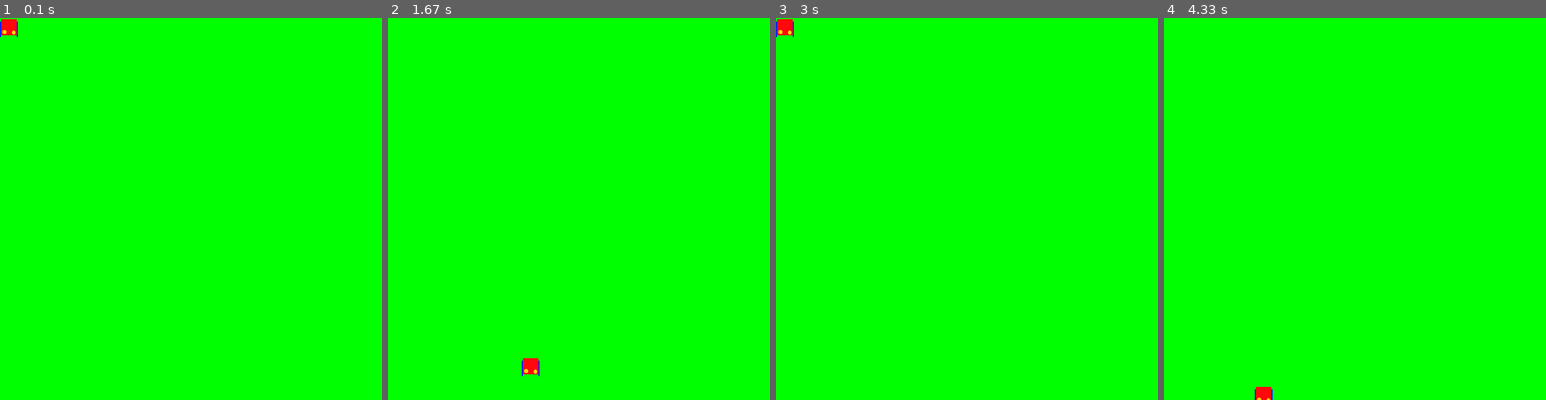
Above: before the commit, frames 1-4 (left to right).
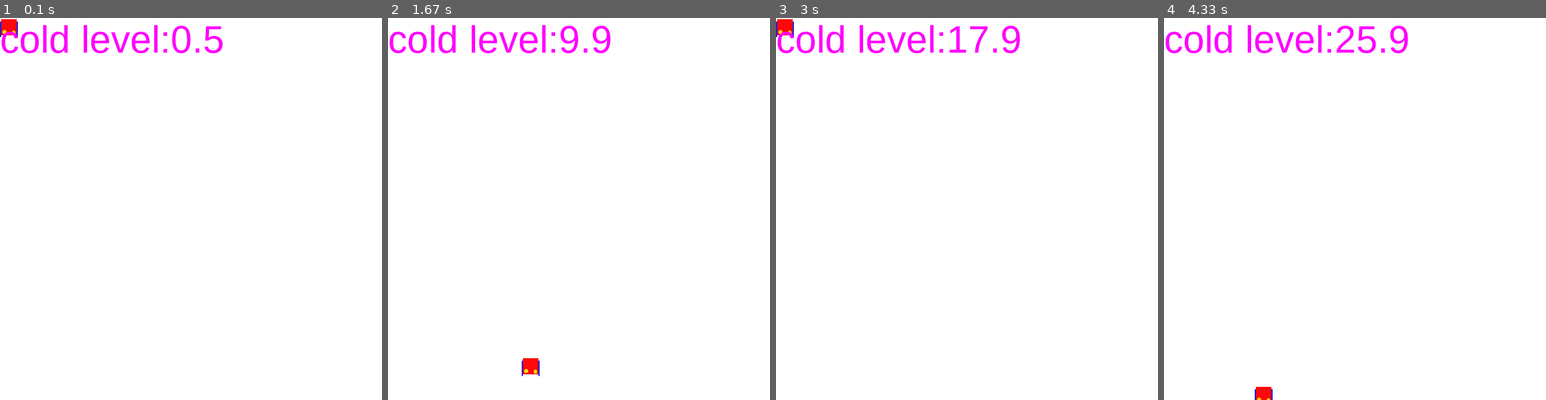
Above: after the commit, the same moments.

Repository: camelStyleUser/gamepygame
Game: pygame game, started from main.py
The game is run twice, just before and just after one commit, with the same random seed, the same clock (stepped at 60 frames per second) and the same inputs.
Inputs:
- Up to frame 1 (0.1 s): no input
- Up to frame 2 (1.67 s): hold Right 0.33-0.8 s; hold Up 0.83-1.13 s; hold Right 1.17-1.63 s
- Up to frame 3 (3 s): hold Left 1.67-2.2 s; hold Down 2.23-2.53 s; hold Left 2.57-2.97 s
- Up to frame 4 (4.33 s): hold Up 3-3.37 s; hold Right 3.4-4.03 s; hold Down from 4.07 s (still down)

The runs differ from the first frame. In frame 1, 100% of the frame differs, in the area x 0-100%, y 0-100%; in frame 2, 100%; in frame 3, 100%; in frame 4, 100%.

Commit message:
Update main.py

Diff:
--- a/main.py
+++ b/main.py
@@ -10,7 +10,11 @@
 clock=pygame.time.Clock()
 x=0
 y=0
-angle=0;
+angle=0
+winter=True;
+flame=False;
+freeze=0;
+font=pygame.font.SysFont("Arial",64)
 while True:
   for ev in pygame.event.get():
     if ev.type== QUIT:
@@ -27,10 +31,19 @@
     angle=(180+math.degrees(math.atan2(x,y)))
   except:
     pass
-  surface.fill((0,255,0))
+  if(freeze>900):
+    pygame.quit()
+  cold=winter and (not flame)
+  freeze+=(cold*2-1)
+  if freeze<0:
+    freeze=0
+  surface.fill((255*winter,255,255*winter))
   rplayer=pygame.transform.rotate(player,angle)
   rrect=rplayer.get_rect(center=playerrect.center)
   surface.blit(rplayer,rrect)
+  if winter:
+    label=font.render("cold level:"+str(freeze/10),1,(255,0,255))
+    surface.blit(label,(0,0))
   x=0
   y=0
   pygame.display.flip()
